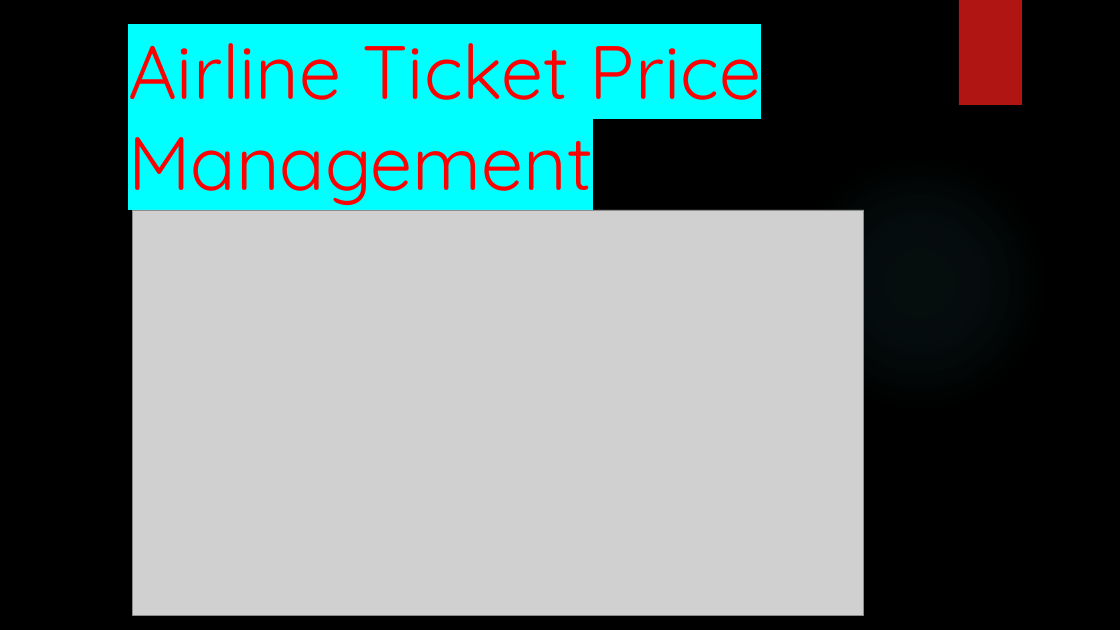
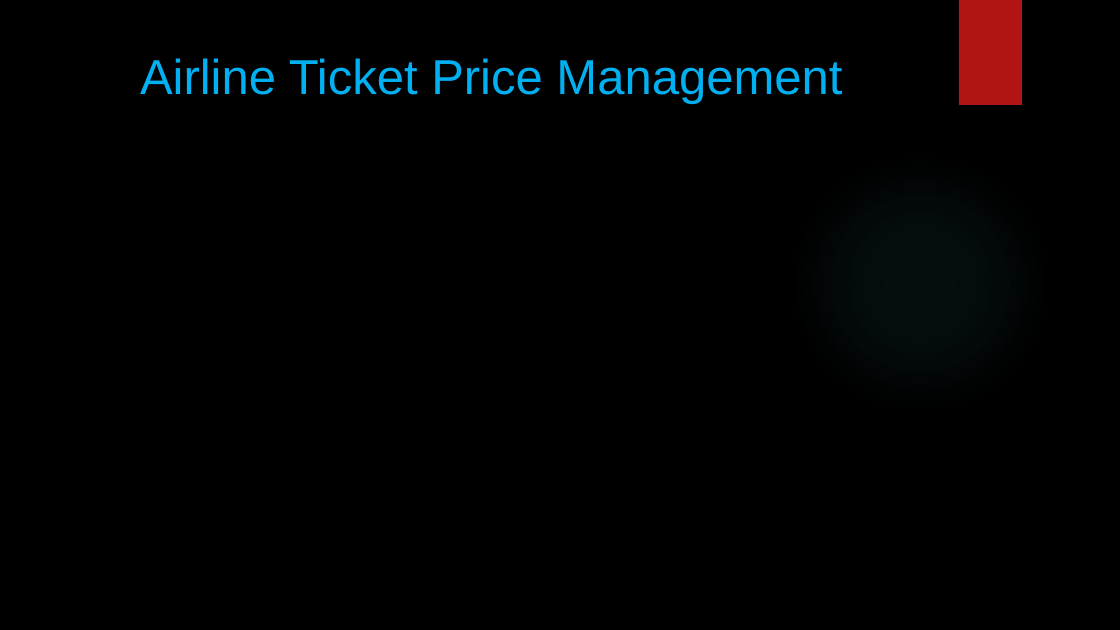
Before and after one commit to khandareswapnil/AirLinePricingModel, a slide deck: slide 1 of Photos/Project PPT.pptx. Drawn at 1120x630 pixels with LibreOffice and Linux fonts; fonts in the diff are those of the drawing; grey boxes stand for pictures; background and template pictures are left out. Boxes give left, top, right and bottom in pixels: in the first picture for what was removed or moved away, otherwise in the second. Text is boxed around its words. In the diff, an @@ line names an element or a change of style, - is before the commit and + after.

```diff
--- a/Photos/Project PPT.pptx
+++ b/Photos/Project PPT.pptx
@@ title "Airline Ticket Price Management" moved from (x1=128, y1=21, x2=761, y2=205) to (x1=140, y1=58, x2=842, y2=104) @@
@@ title "Airline Ticket Price Management" at (x1=140, y1=58, x2=842, y2=104): size 64.8 to 42 pt, font Quicksand to Arial, text colour #FF0000 to #00B0F0, highlight #00FFFF to none; alignment left to centre; vertical alignment bottom to top @@
@@ picture removed at (x1=133, y1=210, x2=865, y2=615) @@
```
Also in this commit, not shown: 11 other files.
